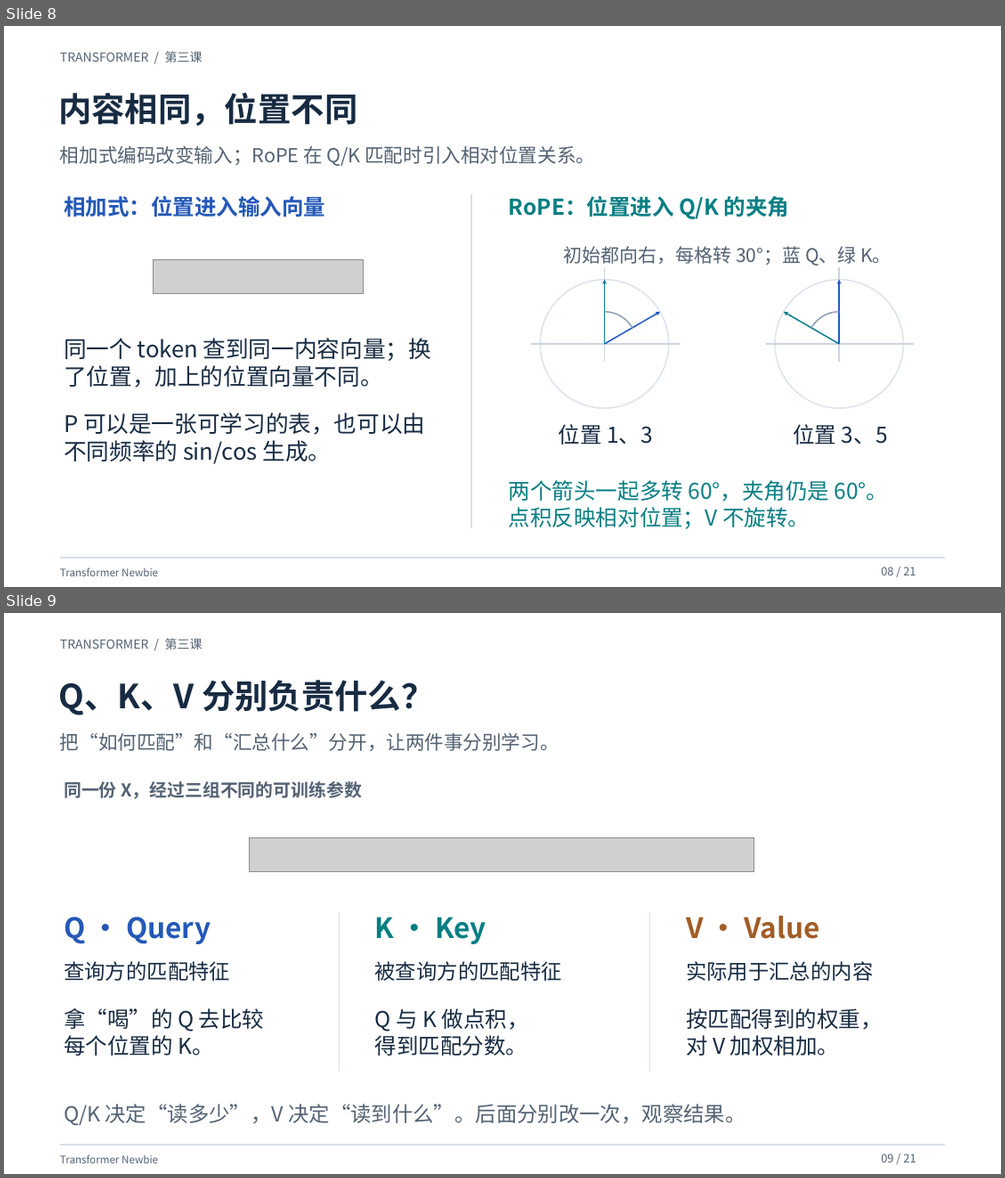
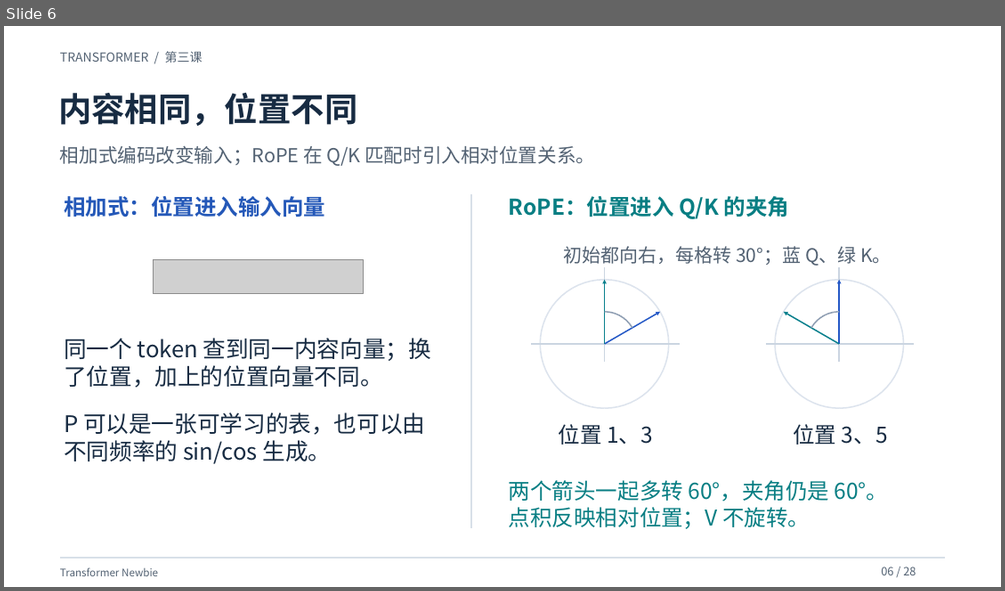
Before and after one commit to yangzy723/Transformer-Newbie, a slide deck: class3/class3_attention.pptx. Shown one above the other, each under a label of ours: slides 8 and 9 before the commit, slide 6 after it. The pictures are 1005x1178 and 1005x591 pixels, drawn with LibreOffice and Linux fonts; fonts in the diff are those of the drawing; grey boxes stand for pictures. Boxes give left, top, right and bottom in pixels: in the first picture for what was removed or moved away, otherwise in the second. Text is boxed around its words. In the diff, an @@ line names an element or a change of style, - is before the commit and + after.

```diff
--- a/class3/class3_attention.pptx
+++ b/class3/class3_attention.pptx
@@ slide 9 removed at (4,613,1001,1174), background #FFFFFF @@
@@ rectangle removed at (4,613,1001,1174) @@
@@ text removed at (60,638,202,649) @@
-TRANSFORMER / 第三课
@@ text removed at (58,680,434,715) @@
-Q、K、V 分别负责什么？
@@ text removed at (60,733,559,751) @@
-把“如何匹配”和“汇总什么”分开，让两件事分别学习。
@@ text removed at (64,781,362,799) @@
-同一份 X，经过三组不同的可训练参数
@@ picture removed at (249,838,753,871) @@
@@ text removed at (64,916,210,944) @@
-Q · Query
@@ line removed from (339, 912) to (339, 1070) @@
@@ text removed at (375,916,485,944) @@
-K · Key
@@ line removed from (650, 912) to (650, 1070) @@
@@ text removed at (686,916,819,939) @@
-V · Value
@@ text removed at (64,961,230,981) @@
-查询方的匹配特征
@@ text removed at (375,961,562,981) @@
-被查询方的匹配特征
@@ text removed at (686,961,873,981) @@
-实际用于汇总的内容
@@ text removed at (64,1008,264,1055) @@
-拿“喝”的 Q 去比较
-每个位置的 K。
@@ text removed at (375,1008,529,1055) @@
-Q 与 K 做点积，
-得到匹配分数。
@@ text removed at (686,1008,882,1055) @@
-按匹配得到的权重，
-对 V 加权相加。
@@ text removed at (64,1103,745,1126) @@
-Q/K 决定“读多少”，V 决定“读到什么”。后面分别改一次，观察结果。
@@ line removed from (60, 1144) to (945, 1144) @@
@@ text removed at (60,1154,158,1163) @@
-Transformer Newbie
@@ text removed at (881,1153,915,1162) @@
-09 / 21
@@ what was slide 8 is now slide 6 @@
@@ slide 6 changed as well @@
@@ text at (881,566,915,575): text changed @@
-08 / 21
+06 / 28
```
Also in this commit, not shown: 18 other slides changed, 9 slides added, 1 other slide removed, 36 other files.
